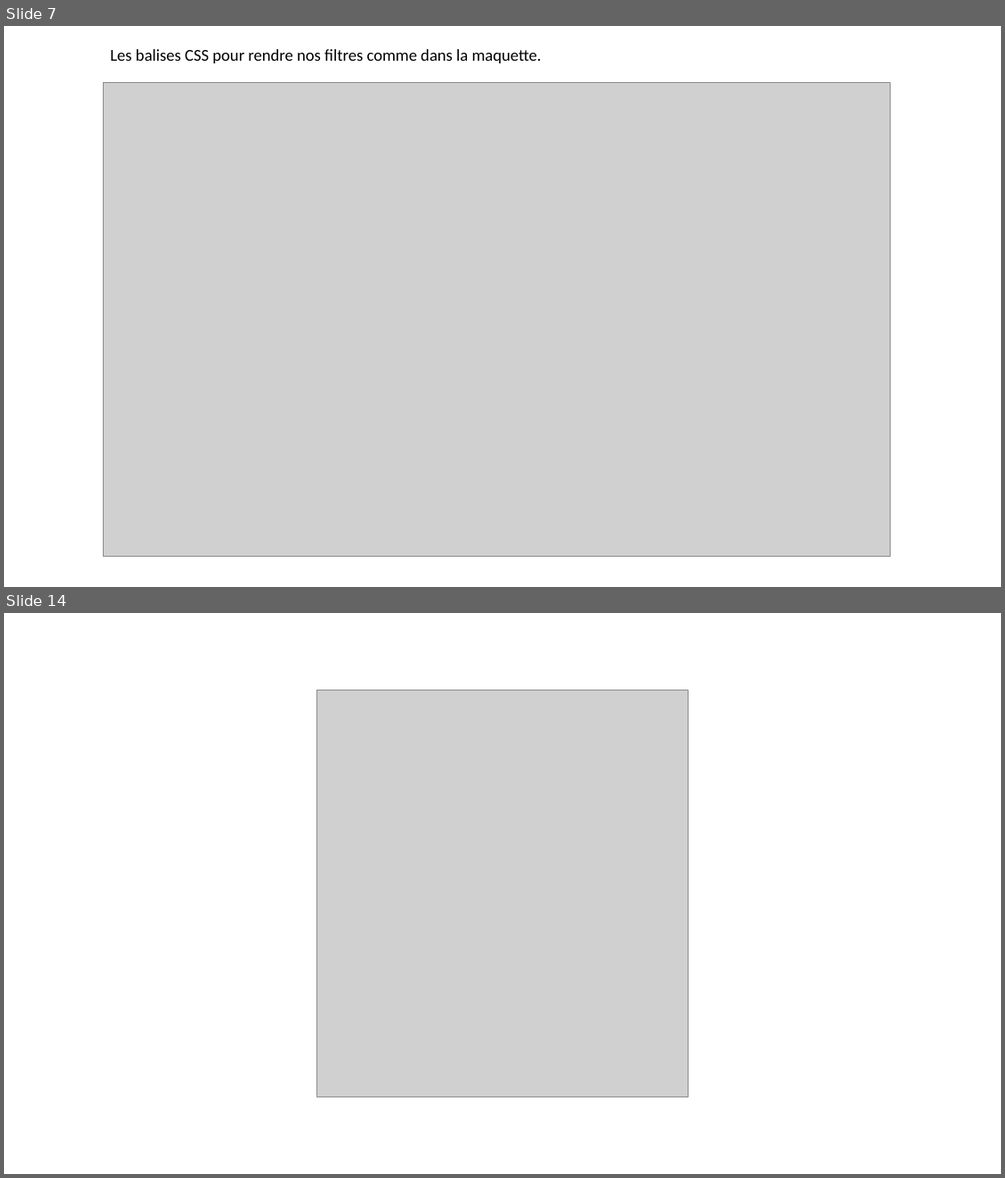
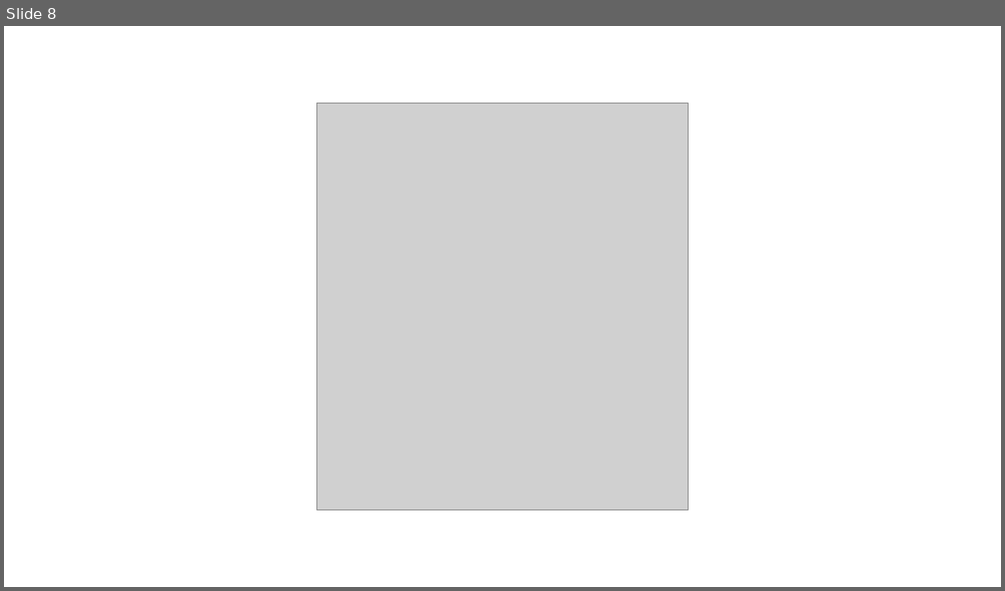
Before and after one commit to SergeMiro/sergiyMirochnyk_2_30032021, a slide deck: PRESENTATION-SergiyMirochnyk-_2_30032021.pptx. Shown one above the other, each under a label of ours: slides 7 and 14 before the commit, slide 8 after it; the slides between them are not shown. The pictures are 1005x1178 and 1005x591 pixels, drawn with LibreOffice and Linux fonts; fonts in the diff are those of the drawing; grey boxes stand for pictures. Boxes give left, top, right and bottom in pixels: in the first picture for what was removed or moved away, otherwise in the second. Text is boxed around its words. In the diff, an @@ line names an element or a change of style, - is before the commit and + after.

```diff
--- a/PRESENTATION-SergiyMirochnyk-_2_30032021.pptx
+++ b/PRESENTATION-SergiyMirochnyk-_2_30032021.pptx
@@ slide 7 removed at (4, 26, 1001, 587), background #FFFFFF @@
@@ title removed at (110, 49, 542, 63) @@
-Les balises CSS pour rendre nos filtres comme dans la maquette.
@@ picture removed at (103, 83, 890, 556) @@
@@ what was slide 14 is now slide 8 @@
```
Also in this commit, not shown: 1 slide changed, 6 slides added, 11 other slides removed, 3 other files.
